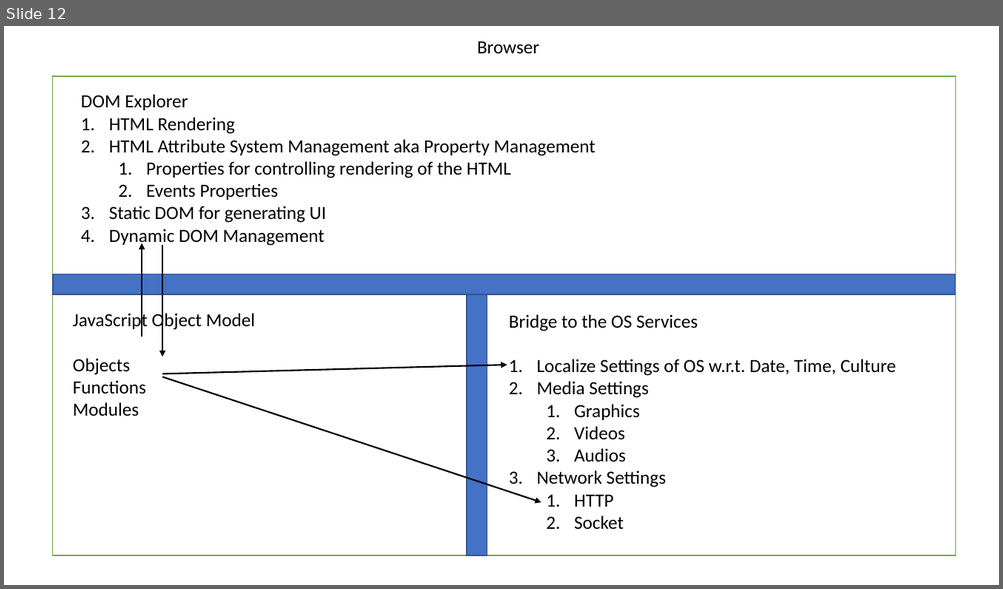
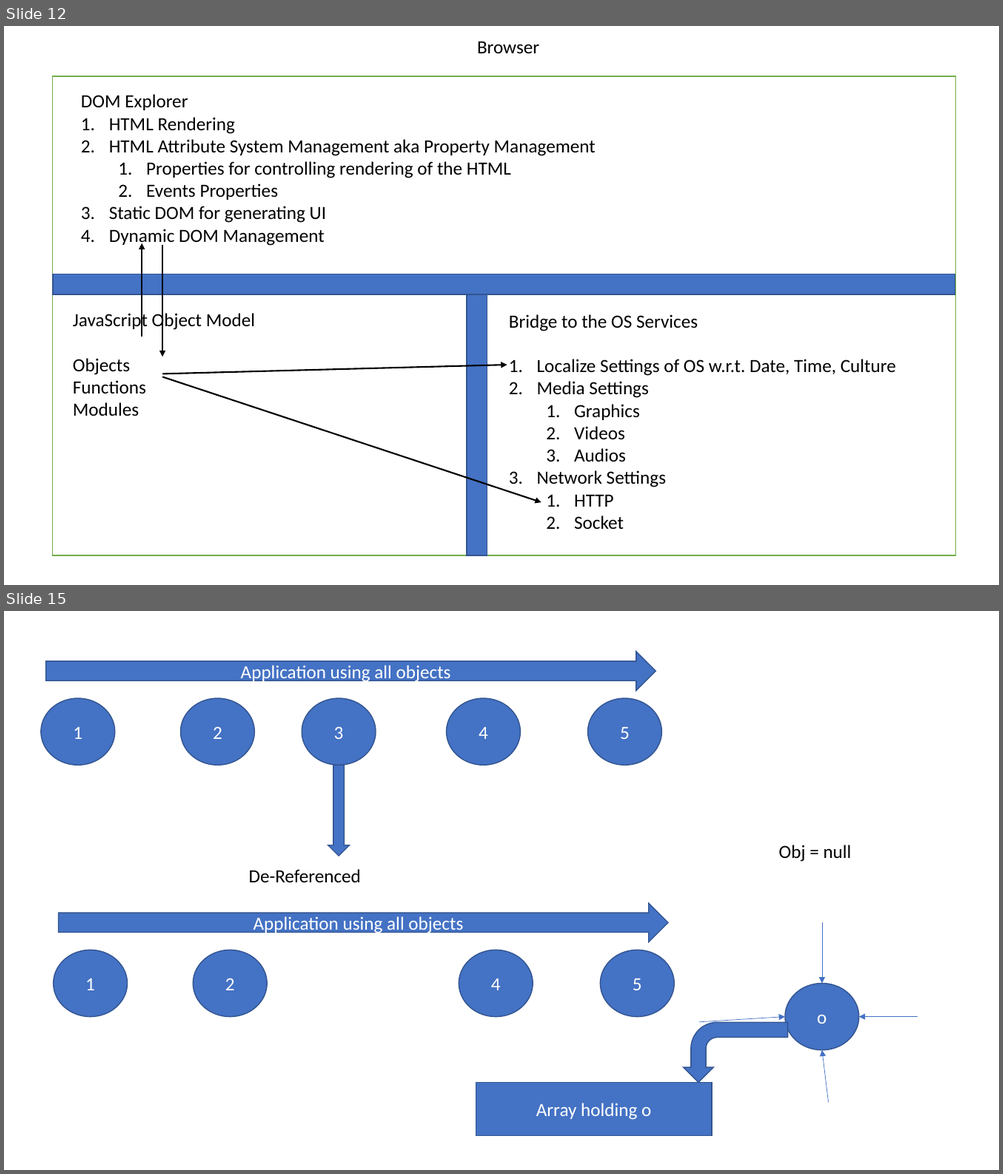
Before and after one commit to maheshsabnis/blazemarch2021, a slide deck: SpotPPTs.pptx. Shown one above the other, each under a label of ours: slide 12 before the commit, slides 12 and 15 after it; the slides between them are not shown. The pictures are 1003x589 and 1003x1174 pixels, drawn with LibreOffice and Linux fonts; fonts in the diff are those of the drawing. Boxes give left, top, right and bottom in pixels: in the first picture for what was removed or moved away, otherwise in the second. Text is boxed around its words. In the diff, an @@ line names an element or a change of style, - is before the commit and + after.

```diff
--- a/SpotPPTs.pptx
+++ b/SpotPPTs.pptx
@@ slide 15 added at box(4, 611, 999, 1170), background #FFFFFF @@
@@ right arrow added at box(45, 651, 655, 690), fill #4472C4, outline #325491 1 pt, 18 pt, text #FFFFFF @@
+Application using all objects
@@ ellipse added at box(41, 698, 115, 766), fill #4472C4, outline #325491 1 pt, 18 pt, text #FFFFFF @@
+1
@@ ellipse added at box(181, 698, 255, 766), fill #4472C4, outline #325491 1 pt, 18 pt, text #FFFFFF @@
+2
@@ ellipse added at box(301, 698, 375, 766), fill #4472C4, outline #325491 1 pt, 18 pt, text #FFFFFF @@
+3
@@ ellipse added at box(447, 698, 521, 766), fill #4472C4, outline #325491 1 pt, 18 pt, text #FFFFFF @@
+4
@@ ellipse added at box(587, 698, 661, 766), fill #4472C4, outline #325491 1 pt, 18 pt, text #FFFFFF @@
+5
@@ down arrow added at box(328, 766, 350, 857), fill #4472C4, outline #325491 1 pt @@
@@ text added at box(779, 845, 851, 862), 18 pt, text #000000 @@
+Obj = null
@@ text added at box(249, 869, 361, 883), 18 pt, text #000000 @@
+De-Referenced
@@ right arrow added at box(59, 903, 668, 943), fill #4472C4, outline #325491 1 pt, 18 pt, text #FFFFFF @@
+Application using all objects
@@ arrow added from (822, 923) to (822, 984), #4472C4 0.5 pt @@
@@ ellipse added at box(54, 951, 127, 1017), fill #4472C4, outline #325491 1 pt, 18 pt, text #FFFFFF @@
+1
@@ ellipse added at box(193, 951, 267, 1017), fill #4472C4, outline #325491 1 pt, 18 pt, text #FFFFFF @@
+2
@@ ellipse added at box(459, 951, 533, 1017), fill #4472C4, outline #325491 1 pt, 18 pt, text #FFFFFF @@
+4
@@ ellipse added at box(600, 951, 674, 1017), fill #4472C4, outline #325491 1 pt, 18 pt, text #FFFFFF @@
+5
@@ ellipse added at box(785, 984, 859, 1051), fill #4472C4, outline #325491 1 pt, 18 pt, text #FFFFFF @@
+o
@@ bent arrow added at box(683, 1023, 788, 1082), fill #4472C4, outline #325491 1 pt @@
@@ arrow added from (699, 1022) to (785, 1017), #4472C4 0.5 pt @@
@@ arrow added from (917, 1017) to (859, 1017), #4472C4 0.5 pt @@
@@ arrow added from (828, 1102) to (822, 1051), #4472C4 0.5 pt @@
@@ rectangle added at box(475, 1082, 711, 1136), fill #4472C4, outline #325491 1 pt, 18 pt, text #FFFFFF @@
+Array holding o
```
Also in this commit, not shown: 7 other slides added, 30 other files.
